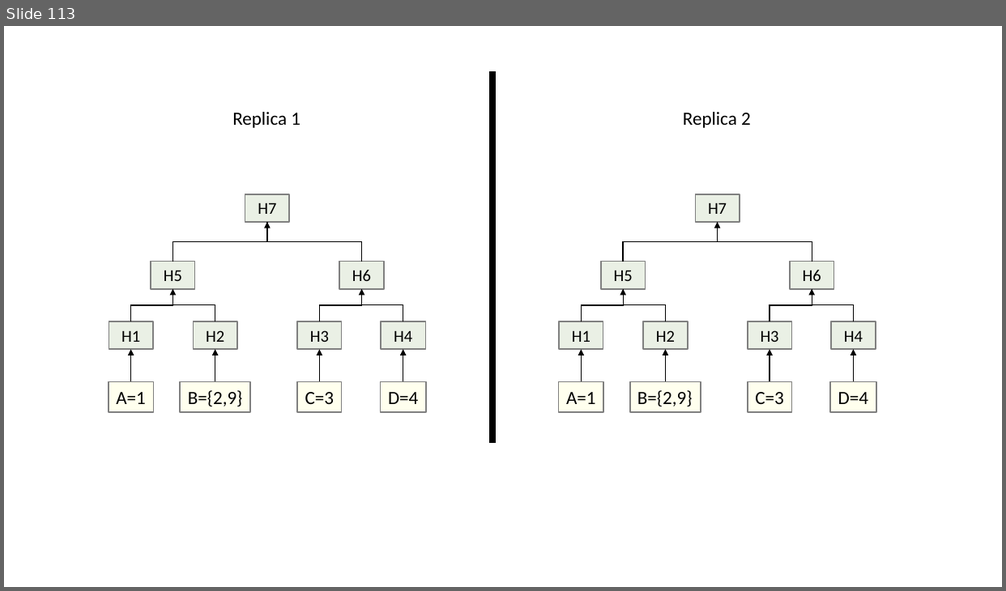
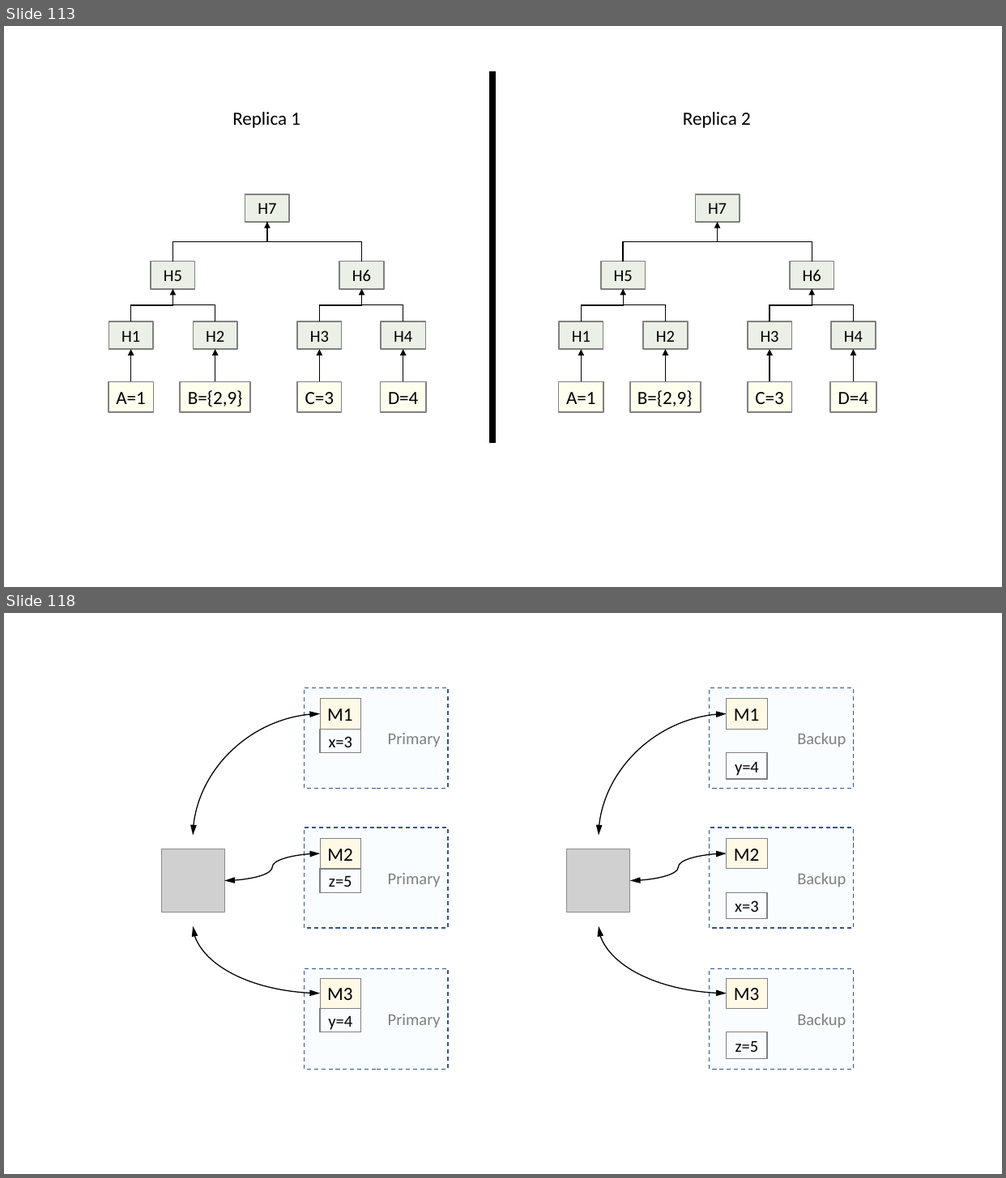
Before and after one commit to ChrisWhealy/DistributedSystemNotes, a slide deck: img/Diagrams.pptx. Shown one above the other, each under a label of ours: slide 113 before the commit, slides 113 and 118 after it; the slides between them are not shown. The pictures are 1006x591 and 1006x1178 pixels, drawn with LibreOffice and Linux fonts; fonts in the diff are those of the drawing; grey boxes stand for pictures. Boxes give left, top, right and bottom in pixels: in the first picture for what was removed or moved away, otherwise in the second. Text is boxed around its words. In the diff, an @@ line names an element or a change of style, - is before the commit and + after.

```diff
--- a/img/Diagrams.pptx
+++ b/img/Diagrams.pptx
@@ slide 118 added at [4, 613, 1002, 1174], background #FFFFFF @@
@@ rectangle added at [305, 688, 448, 788], fill #FAFDFF, outline #325491 1 pt dashed, 16 pt, text #808080 @@
+Primary
@@ rectangle added at [320, 699, 361, 729], fill #FFF9E6, outline #808080 0.75 pt, 18 pt, text #000000 @@
+M1
@@ rectangle added at [710, 688, 854, 788], fill #FAFDFF, outline #325491 1 pt dashed, 16 pt, text #808080 @@
+Backup
@@ rectangle added at [727, 699, 768, 729], fill #FFF9E6, outline #808080 0.75 pt, 18 pt, text #000000 @@
+M1
@@ curved double arrow added from (193, 835) to (320, 714), #000000 1 pt @@
@@ rectangle added at [320, 729, 361, 753], outline #808080 1 pt, 16 pt, text #000000 @@
+x=3
@@ curved double arrow added from (599, 835) to (727, 714), #000000 1 pt @@
@@ rectangle added at [727, 753, 768, 779], outline #808080 1 pt, 16 pt, text #000000 @@
+y=4
@@ rectangle added at [305, 828, 448, 928], fill #FAFDFF, outline #325491 1 pt dashed, 16 pt, text #808080 @@
+Primary
@@ rectangle added at [710, 828, 854, 928], fill #FAFDFF, outline #325491 1 pt dashed, 16 pt, text #808080 @@
+Backup
@@ picture added at [161, 850, 224, 913] @@
@@ curved double arrow added from (225, 881) to (320, 854), #000000 1 pt @@
@@ rectangle added at [320, 838, 361, 868], fill #FFF9E6, outline #808080 0.75 pt, 18 pt, text #000000 @@
+M2
@@ picture added at [567, 850, 630, 913] @@
@@ curved double arrow added from (630, 881) to (727, 854), #000000 1 pt @@
@@ rectangle added at [727, 838, 768, 868], fill #FFF9E6, outline #808080 0.75 pt, 18 pt, text #000000 @@
+M2
@@ rectangle added at [320, 869, 361, 893], outline #808080 1 pt, 16 pt, text #000000 @@
+z=5
@@ rectangle added at [727, 893, 768, 919], outline #808080 1 pt, 16 pt, text #000000 @@
+x=3
@@ curved double arrow added from (193, 926) to (320, 994), #000000 1 pt @@
@@ curved double arrow added from (599, 926) to (727, 994), #000000 1 pt @@
@@ rectangle added at [305, 969, 448, 1069], fill #FAFDFF, outline #325491 1 pt dashed, 16 pt, text #808080 @@
+Primary
@@ rectangle added at [710, 969, 854, 1069], fill #FAFDFF, outline #325491 1 pt dashed, 16 pt, text #808080 @@
+Backup
@@ rectangle added at [320, 978, 361, 1008], fill #FFF9E6, outline #808080 0.75 pt, 18 pt, text #000000 @@
+M3
@@ rectangle added at [727, 978, 768, 1008], fill #FFF9E6, outline #808080 0.75 pt, 18 pt, text #000000 @@
+M3
@@ rectangle added at [320, 1009, 361, 1033], outline #808080 1 pt, 16 pt, text #000000 @@
+y=4
@@ rectangle added at [727, 1033, 768, 1059], outline #808080 1 pt, 16 pt, text #000000 @@
+z=5
```
Also in this commit, not shown: 12 other slides added, 24 other files.
